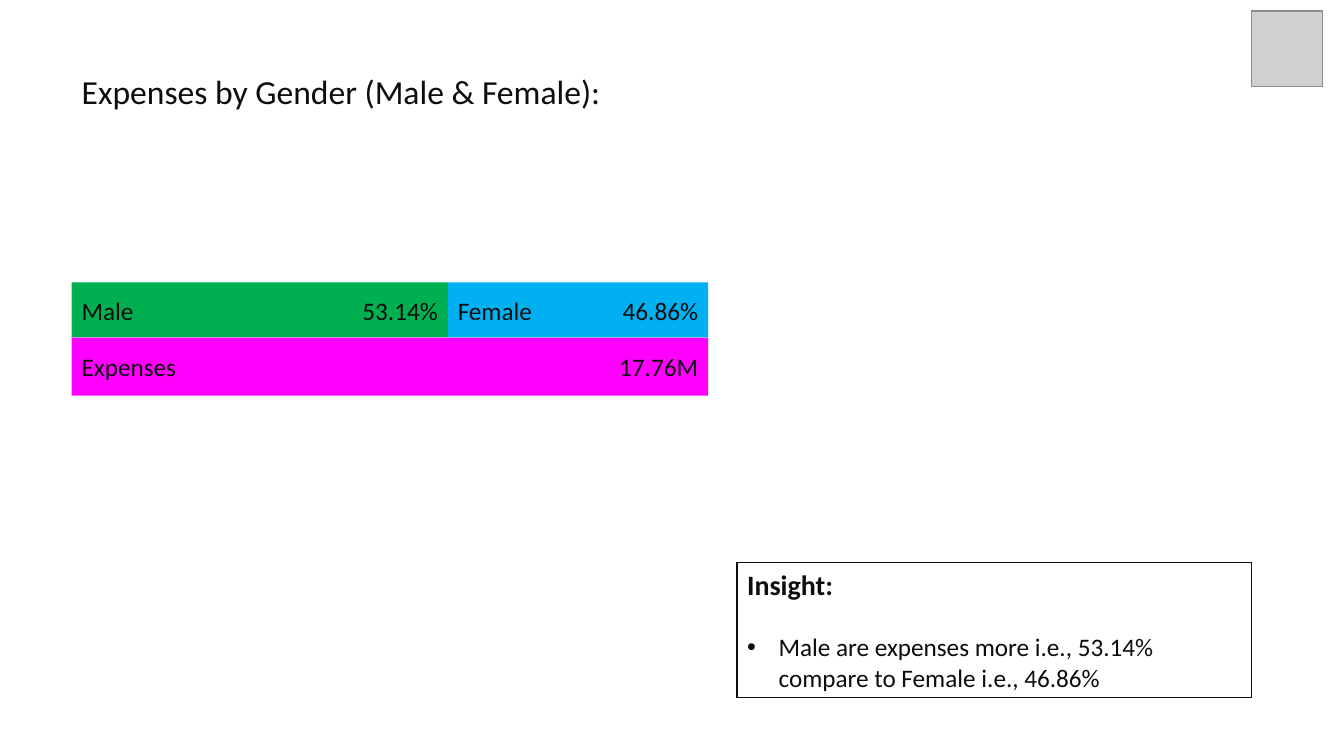
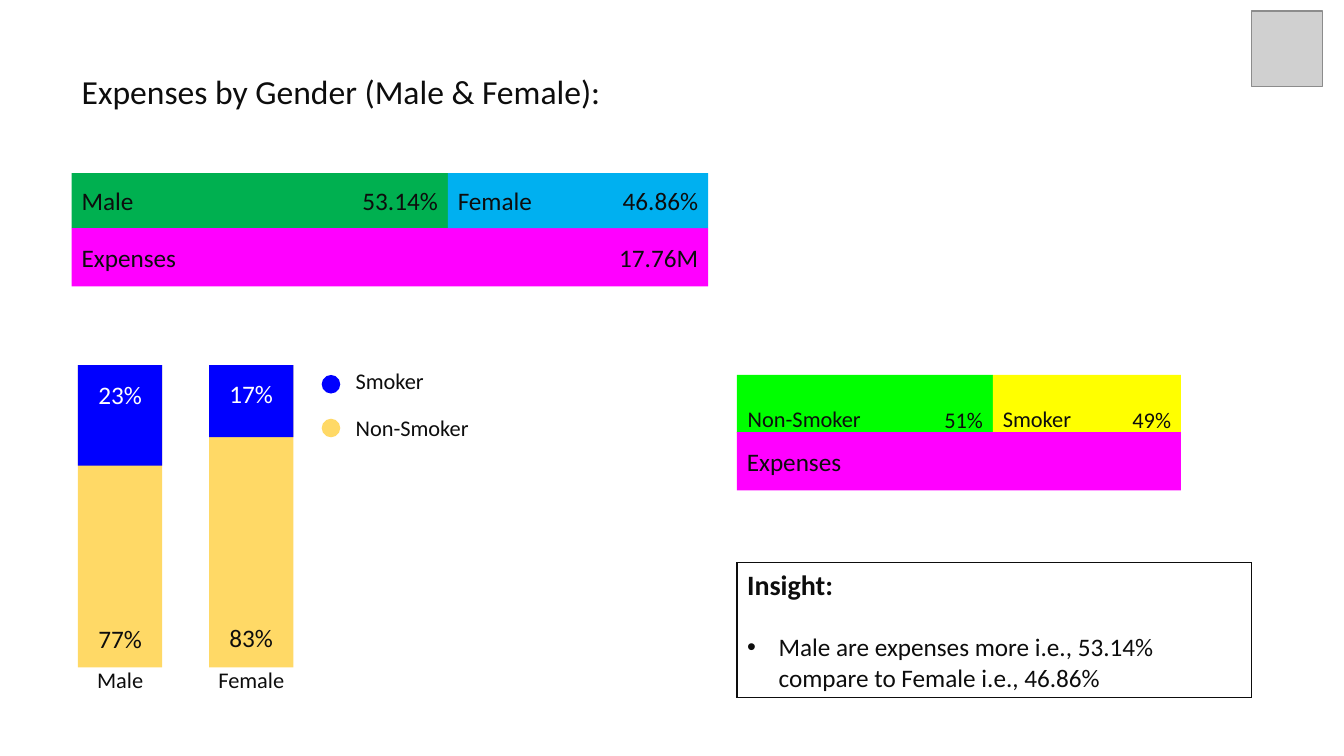
Before and after one commit to dibyendubiswas1998/Insurance-Premium-Prediction, a slide deck: slide 2 of Analysis Report/analysis report.pptx. Drawn at 1344x756 pixels with LibreOffice and Linux fonts; fonts in the diff are those of the drawing; grey boxes stand for pictures. Boxes give left, top, right and bottom in pixels: in the first picture for what was removed or moved away, otherwise in the second. Text is boxed around its words. In the diff, an @@ line names an element or a change of style, - is before the commit and + after.

```diff
--- a/Analysis Report/analysis report.pptx
+++ b/Analysis Report/analysis report.pptx
@@ 3 rectangles, 3 texts: place and size @@
-3 rectangles, 3 texts at [72,282,708,396]
+3 rectangles, 3 texts at [72,173,708,286]
@@ rectangle added at [737,375,993,434], fill #00FF00 @@
@@ rectangle added at [993,375,1182,434], fill #FFFF00 @@
@@ text added at [748,411,861,434], 16 pt, text #0D0D0D @@
+Non-Smoker
@@ text added at [944,412,983,434], 16 pt, text #0D0D0D @@
+51%
@@ text added at [1003,411,1071,433], 16 pt, text #0D0D0D @@
+Smoker
@@ text added at [1132,412,1171,434], 16 pt, text #0D0D0D @@
+49%
@@ group added at [78,365,469,688]: 8 texts, 4 rectangles, 2 ellipses @@
+23%
+77%
+Male
+83%
+17%
+Female
+Smoker
+Non-Smoker
@@ rectangle added at [737,433,1182,491], fill #FF00FF, 18 pt, text #0D0D0D @@
+Expenses
```
Also in this commit, not shown: 2 other slides changed, 2 slides added, 1 other file.
